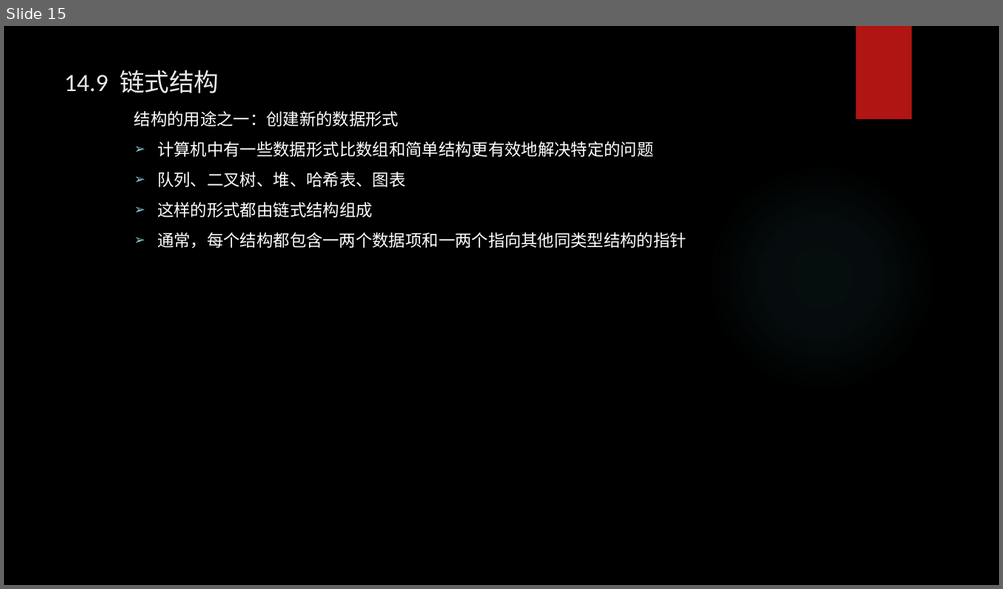
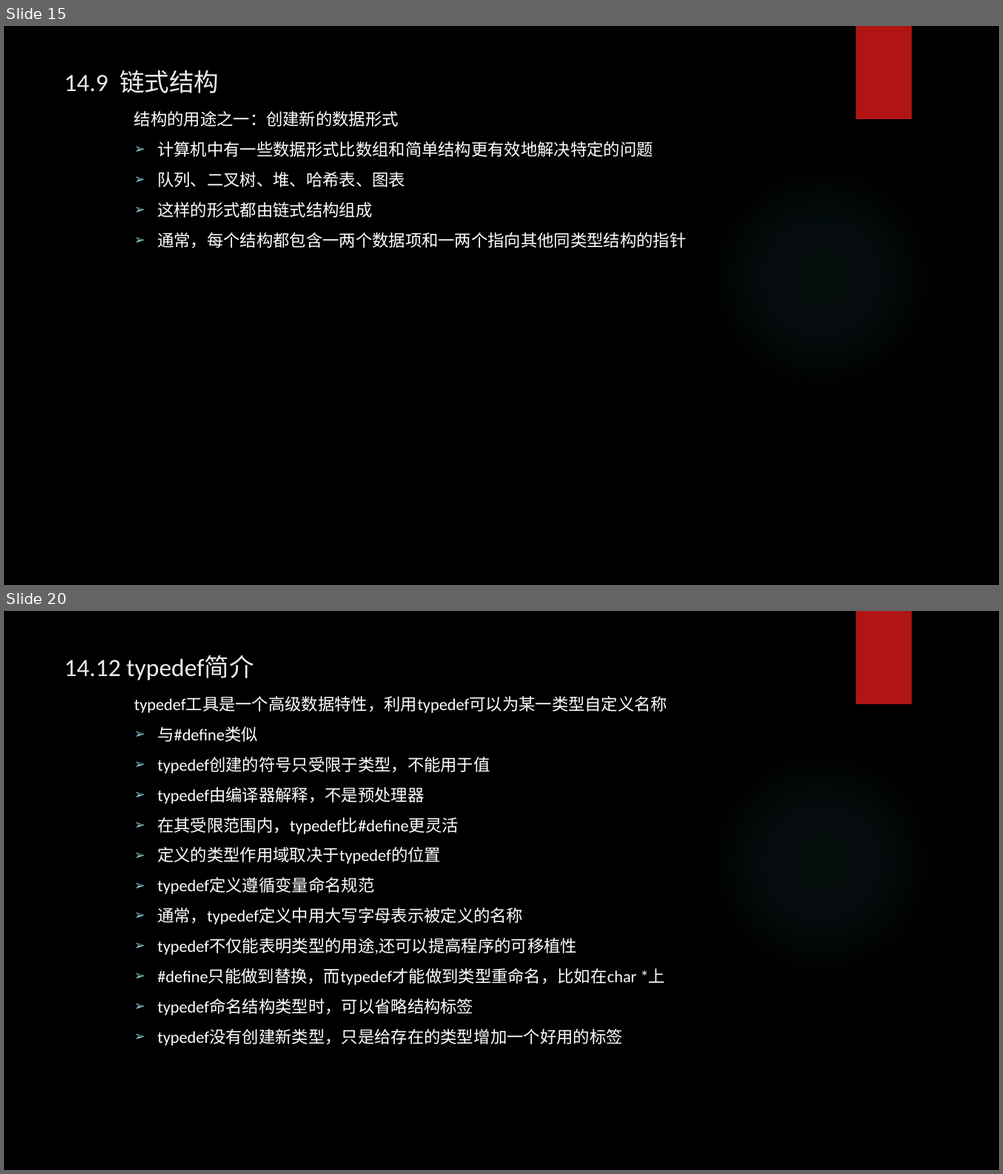
Before and after one commit to tsyin/c_ppt-code, a slide deck: PPT/14 结构和其他数据形式.pptx. Shown one above the other, each under a label of ours: slide 15 before the commit, slides 15 and 20 after it; the slides between them are not shown. The pictures are 1003x589 and 1003x1174 pixels, drawn with LibreOffice and Linux fonts; fonts in the diff are those of the drawing; background and template pictures are left out. Boxes give left, top, right and bottom in pixels: in the first picture for what was removed or moved away, otherwise in the second. Text is boxed around its words. In the diff, an @@ line names an element or a change of style, - is before the commit and + after.

```diff
--- a/PPT/14 结构和其他数据形式.pptx
+++ b/PPT/14 结构和其他数据形式.pptx
@@ slide 20 added at (4, 611, 999, 1170), background picture (left out); not listed: 2 template elements that a slide beside it also shows @@
@@ title added at (64, 656, 253, 681), 24 pt, text #EBEBEB @@
+14.12 typedef简介
@@ text added at (134, 696, 667, 1046), 16 pt, text #FFFFFF @@
+  typedef工具是一个高级数据特性，利用typedef可以为某一类型自定义名称
+  ➢ 与#define类似
+  ➢ typedef创建的符号只受限于类型，不能用于值
+  ➢ typedef由编译器解释，不是预处理器
+  ➢ 在其受限范围内，typedef比#define更灵活
+  ➢ 定义的类型作用域取决于typedef的位置
+  ➢ typedef定义遵循变量命名规范
+  ➢ 通常，typedef定义中用大写字母表示被定义的名称
+  ➢ typedef不仅能表明类型的用途,还可以提高程序的可移植性
+  ➢ #define只能做到替换，而typedef才能做到类型重命名，比如在char *上
+  ➢ typedef命名结构类型时，可以省略结构标签
+  ➢ typedef没有创建新类型，只是给存在的类型增加一个好用的标签
```
Also in this commit, not shown: 1 slide changed, 4 other slides added.
